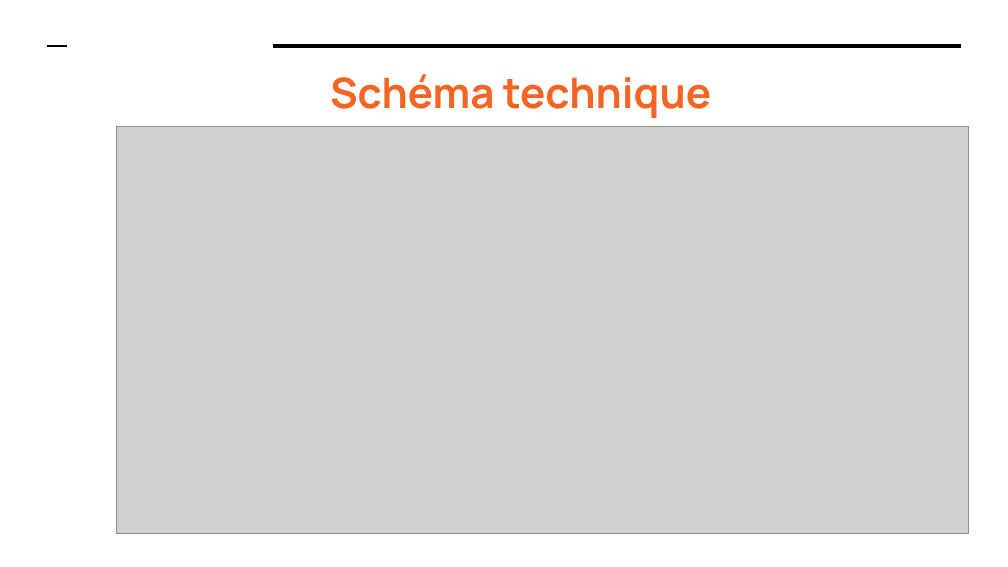
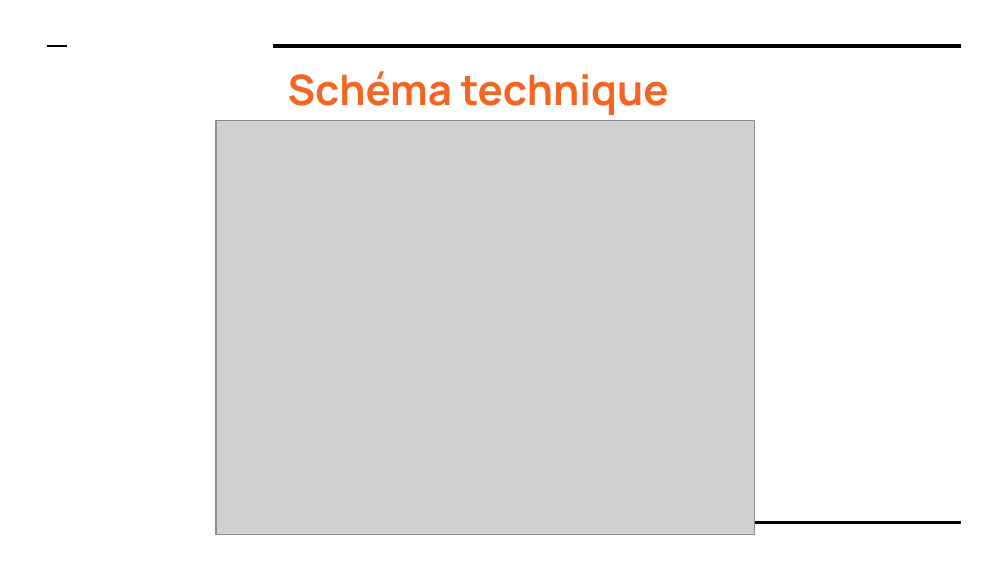
Before and after one commit to massinissa44/Projet-04-blog-pour-un-crivain-, a slide deck: slide 6 of P4_04_Presentation.pptx (slide 10 before the commit). Drawn at 1008x567 pixels with LibreOffice and Linux fonts; fonts in the diff are those of the drawing; grey boxes stand for pictures. Boxes give left, top, right and bottom in pixels: in the first picture for what was removed or moved away, otherwise in the second. Text is boxed around its words. In the diff, an @@ line names an element or a change of style, - is before the commit and + after.

```diff
--- a/P4_04_Presentation.pptx
+++ b/P4_04_Presentation.pptx
@@ title "Schéma technique": place and size @@
-title "Schéma technique" at (330,74,711,118)
+title "Schéma technique" at (288,71,669,115)
@@ picture: place and size @@
-picture at (117,126,969,533)
+picture at (216,120,755,534)
@@ line added from (273, 522) to (962, 522), #000000 1.5 pt @@
```
Also in this commit, not shown: 2 other slides changed, 13 slides added, 15 slides removed, 15 other files.
